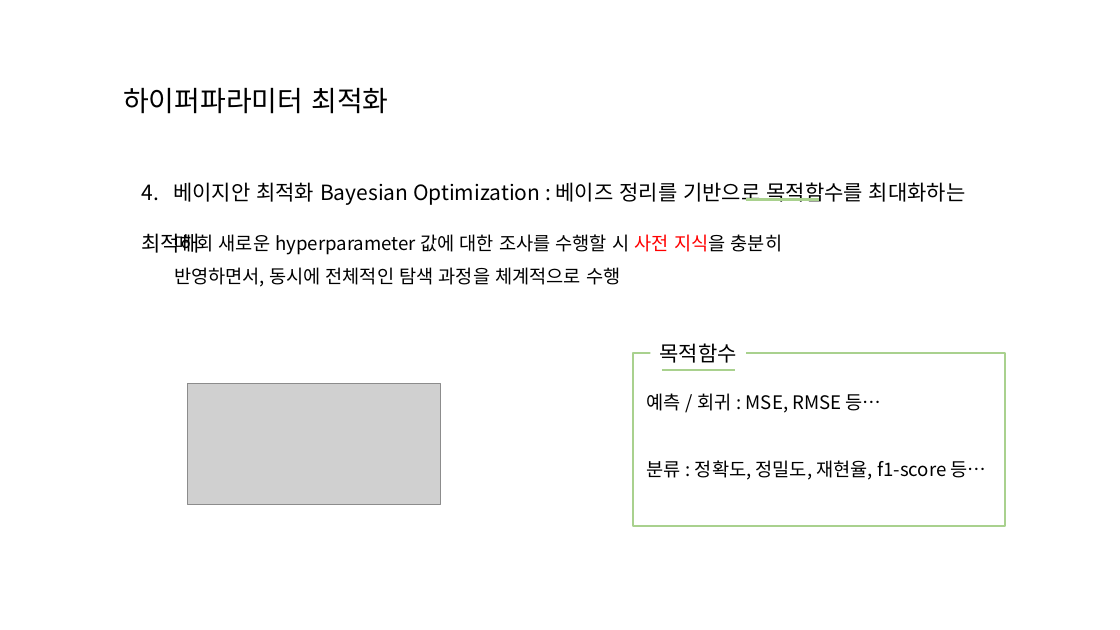
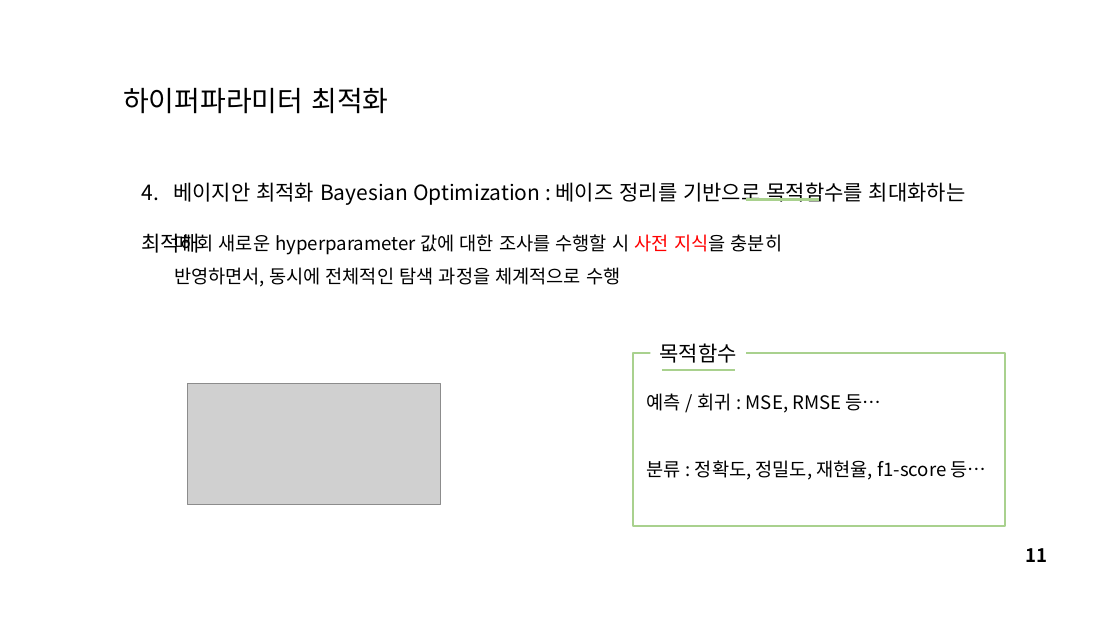
Before and after one commit to lsj7087/22.09-23.08_Baf_Management, a slide deck: slide 12 of 220924_session3/220924_세션3_모델평가_하이퍼파라미터튜닝.pptx (slide 10 before the commit). Drawn at 1120x630 pixels with LibreOffice and Linux fonts; fonts in the diff are those of the drawing; grey boxes stand for pictures; background and template pictures are left out. Boxes give left, top, right and bottom in pixels: in the first picture for what was removed or moved away, otherwise in the second. Text is boxed around its words. In the diff, an @@ line names an element or a change of style, - is before the commit and + after.

```diff
--- a/220924_session3/220924_세션3_모델평가_하이퍼파라미터튜닝.pptx
+++ b/220924_session3/220924_세션3_모델평가_하이퍼파라미터튜닝.pptx
@@ page number added at [1025, 548, 1047, 562], 16 pt, text #000000, bold @@
+11
```
Also in this commit, not shown: 10 other slides changed, 2 slides added, 1 other file.
